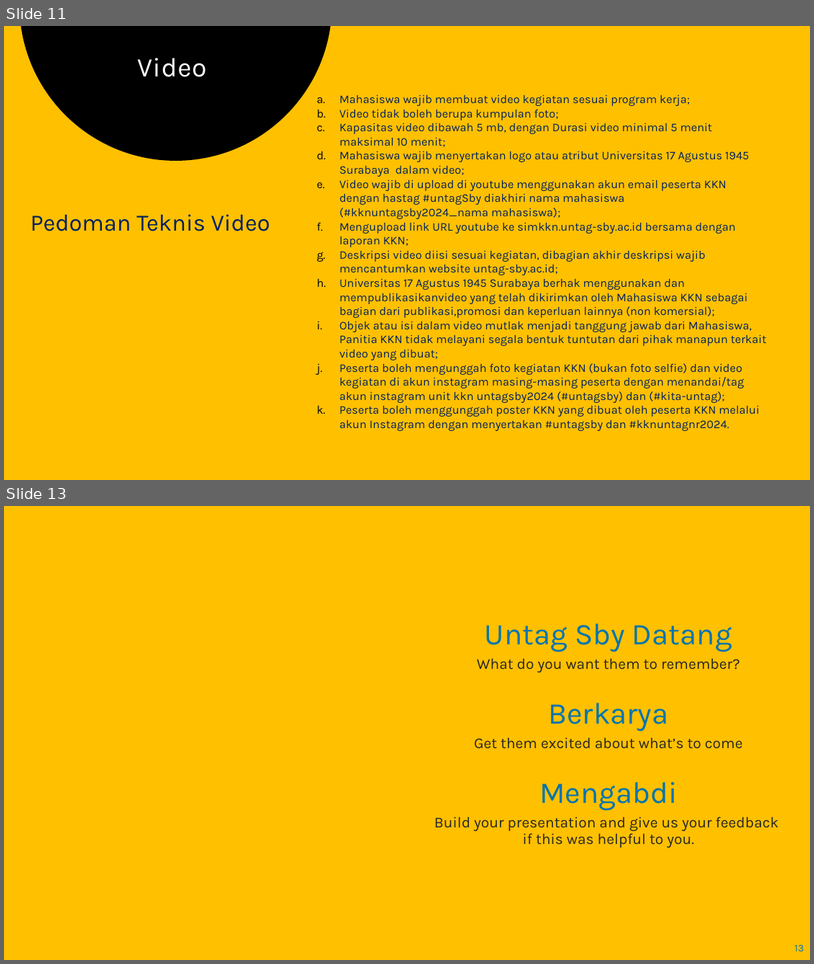
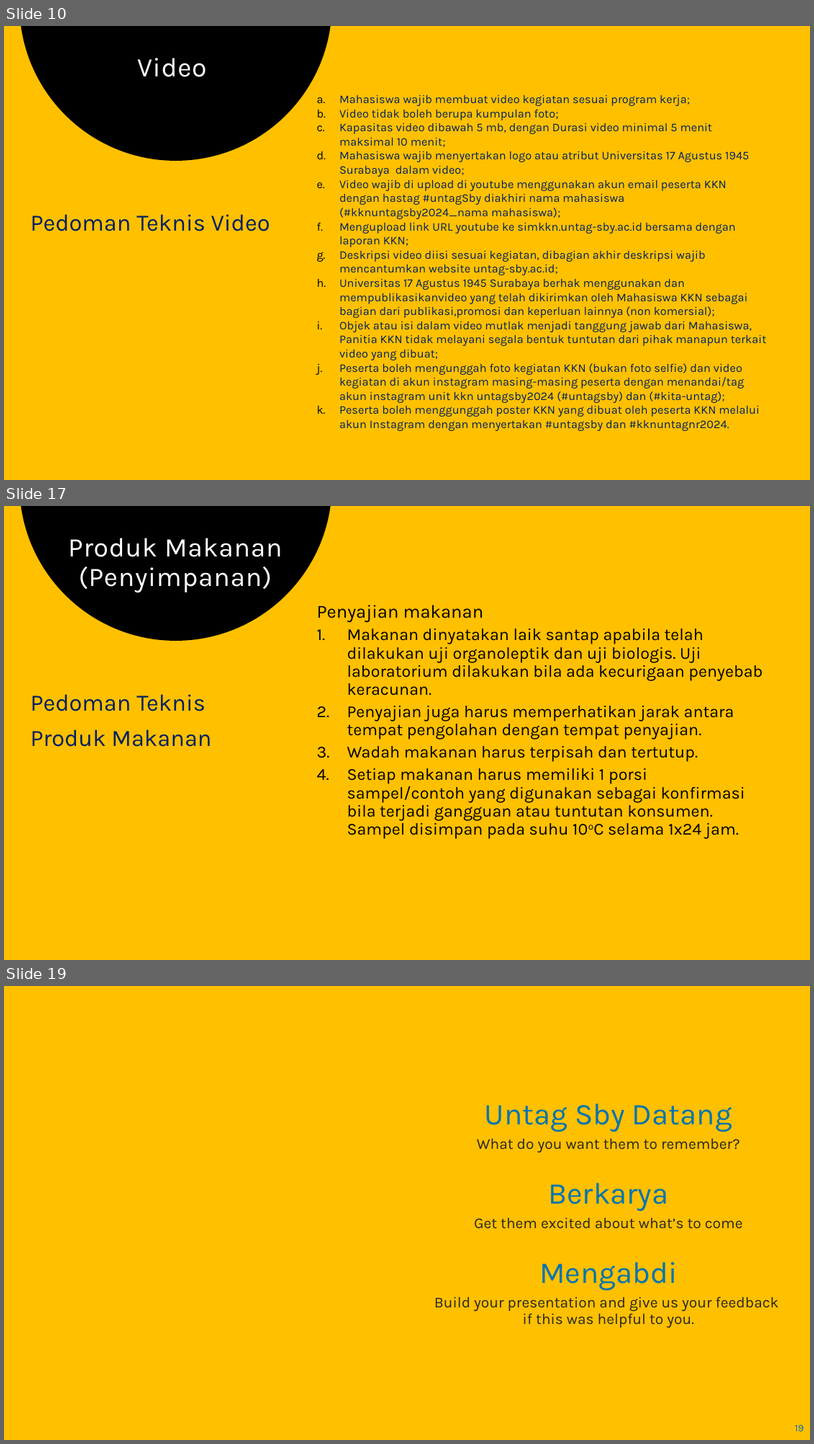
Before and after one commit to chariotofthesun/kkngenap2024, a slide deck: petunjuk teknis luaran kkn untag sby.pptx. Shown one above the other, each under a label of ours: slides 11 and 13 before the commit, slides 10, 17 and 19 after it; the slides between them are not shown. The pictures are 814x964 and 814x1444 pixels, drawn with LibreOffice and Linux fonts; fonts in the diff are those of the drawing; background and template pictures are left out. Boxes give left, top, right and bottom in pixels: in the first picture for what was removed or moved away, otherwise in the second. Text is boxed around its words. In the diff, an @@ line names an element or a change of style, - is before the commit and + after.

```diff
--- a/petunjuk teknis luaran kkn untag sby.pptx
+++ b/petunjuk teknis luaran kkn untag sby.pptx
@@ slide 17 added at [4, 506, 810, 960], background #FFC000 @@
@@ freeform shape added at [19, 506, 332, 641], fill #000000 @@
@@ title added at [68, 538, 282, 592], 32 pt, text #FFFFFF @@
+Produk Makanan
+(Penyimpanan)
@@ text added at [317, 605, 763, 838], 20 pt, text #000000 @@
+Penyajian makanan
+  1. Makanan dinyatakan laik santap apabila telah dilakukan uji organoleptik dan uji biologis. Uji laboratorium dilakukan bila ada kecurigaan penyebab keracunan.
+  2. Penyajian juga harus memperhatikan jarak antara tempat pengolahan dengan tempat penyajian.
+  3. Wadah makanan harus terpisah dan tertutup.
+  4. Setiap makanan harus memiliki 1 porsi sampel/contoh yang digunakan sebagai konfirmasi bila terjadi gangguan atau tuntutan konsumen. Sampel disimpan pada suhu 10oC selama 1x24 jam.
@@ text added at [31, 694, 211, 746], 28 pt, text #002060 @@
+Pedoman Teknis
+Produk Makanan
@@ what was slide 11 is now slide 10 @@
@@ what was slide 13 is now slide 19 @@
@@ page number at [795, 1424, 805, 1431]: text changed @@
-13
+19
```
Also in this commit, not shown: 1 slide changed, 6 other slides added, 1 slide removed.
